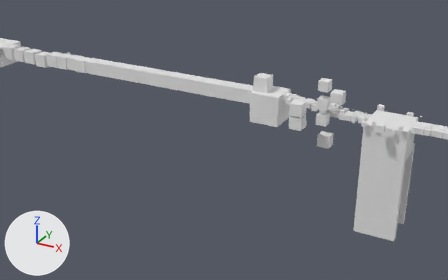
The Blender file Assets/_Tutorial/Terrain/Tuto.blend: old version first, new version second.
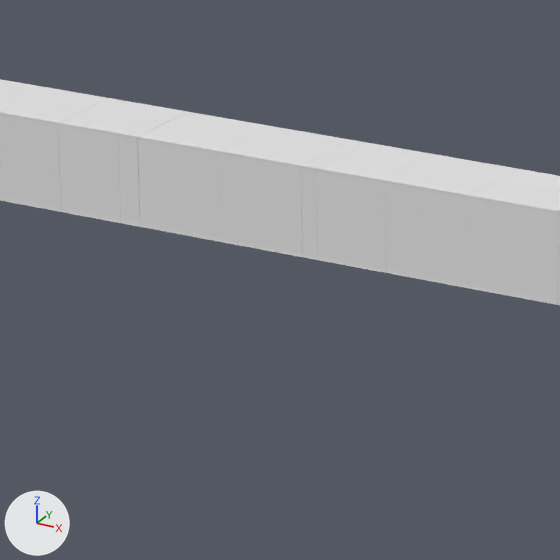
Old and new are each drawn from a camera (50 mm lens) standing at (13.5, -272.7, 148.2) and looking at (-185.9, 89.8, -33.1) and again close up on the part from 36% to 54% of the width and 21% to 50% of the height. Every picture has the same lights, and +X, +Y and +Z are marked at lower left. The older version's two pictures come first.

Before the edit, the objects in view are built like this:
```python
me_cube_019 = bpy.data.meshes.new('Cube.019')
me_cube_019.from_pydata(...)  # 2141 vertices, 2528 faces, 66 loose edges; spans x -80.0..156.0, y -7.0..13.0, z -8.0..5.0
me_cube_542 = bpy.data.meshes.new('Cube.542')
me_cube_542.from_pydata(...)  # 348 vertices, 281 faces; spans x -90.0..147.0, y -6.0..6.0, z -6.0..5.0
# before: 56 (97.0, -5.0, -5.0) at pixel (220, 241), 57 (97.0, -5.0, 5.0) at pixel (218, 151), 58 (97.0, 5.0, -5.0), 59 (97.0, 5.0, 5.0) at pixel (267, 125)
ob_cubinfmodele_001 = bpy.data.objects.new('cubinfmodele.001', me_cube_542)
ob_cubinfmodele_001.location = (-309.0, 93.3, 3.6)
ob_outline_007 = bpy.data.objects.new('outline.007', me_cube_019)
ob_outline_007.location = (-318.4, 94.1, 3.5)
```
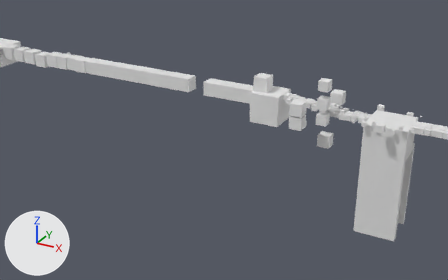
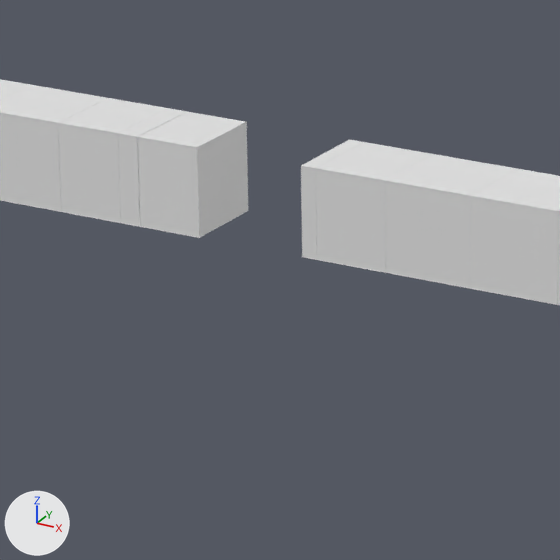
Commit message: push tuto modified

Where the change shows, as pixel boxes [x1, y1, x2, y2] in the close-ups (560 x 560 px; the box of a moved part takes in the faces that stretch with it):
part 1 of me_cube_542, deleted: before [219, 126, 347, 256]
part 2 of me_cube_542, moved or reshaped: before [138, 112, 265, 241]; after [138, 112, 248, 237]
part 3 of me_cube_019, cut back: [138, 112, 361, 260] in both

The change, as a diff of the scene's bpy script:
```diff
--- a/Assets/_Tutorial/Terrain/Tuto.blend.py
+++ b/Assets/_Tutorial/Terrain/Tuto.blend.py
@@ me_cube_542 @@
 # used by ob_cubinfmodele_001; location = (-309.0, 93.3, 3.6)
 # verts and faces of me_cube_542; kept vertices keep their numbers, new ones are numbered from 348
-me_cube_542.from_pydata(...)  # 348 vertices, 281 faces; spans x -90.0..147.0, y -6.0..6.0, z -6.0..5.0
+me_cube_542.from_pydata(...)  # 340 vertices, 275 faces; spans x -90.0..147.0, y -6.0..6.0, z -6.0..5.0
+# me_cube_542 part 1: the loose piece of 8 vertices spanning x 97.0..107.0, y -5.0..5.0, z -5.0..5.0 is deleted
+# me_cube_542 part 2
+for i in [*range(56, 60)]: verts[i] += (-2.0, 0.0, 0.0)
@@ me_cube_019 @@
 # used by ob_outline_007; location = (-318.4, 94.1, 3.5)
-me_cube_019.from_pydata(...)  # 2141 vertices, 2528 faces, 66 loose edges; spans x -80.0..156.0, y -7.0..13.0, z -8.0..5.0
+me_cube_019.from_pydata(...)  # 2101 vertices, 2480 faces, 66 loose edges; spans x -80.0..156.0, y -7.0..13.0, z -8.0..5.0
+# me_cube_019 part 3
+# 40 vertices are removed from x 107.0..117.0, y -6.0..4.0, z -4.0..5.0
+# 80 faces are deleted
+# 20 vertices in x 107.0, y -6.0..4.0, z -4.0..5.0 move by (-3.0, 0.0, 0.0)
+# 32 new faces join them
```
